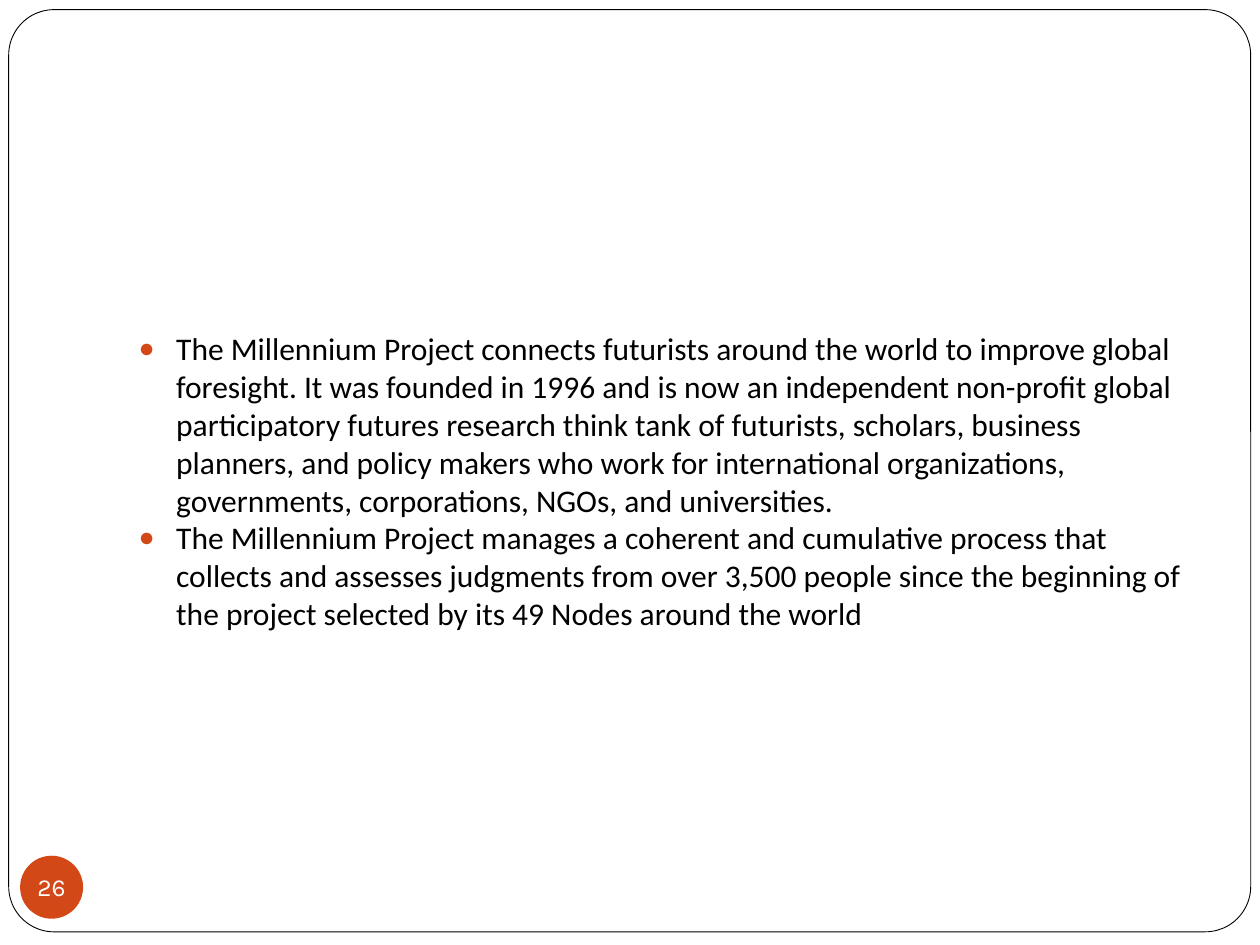
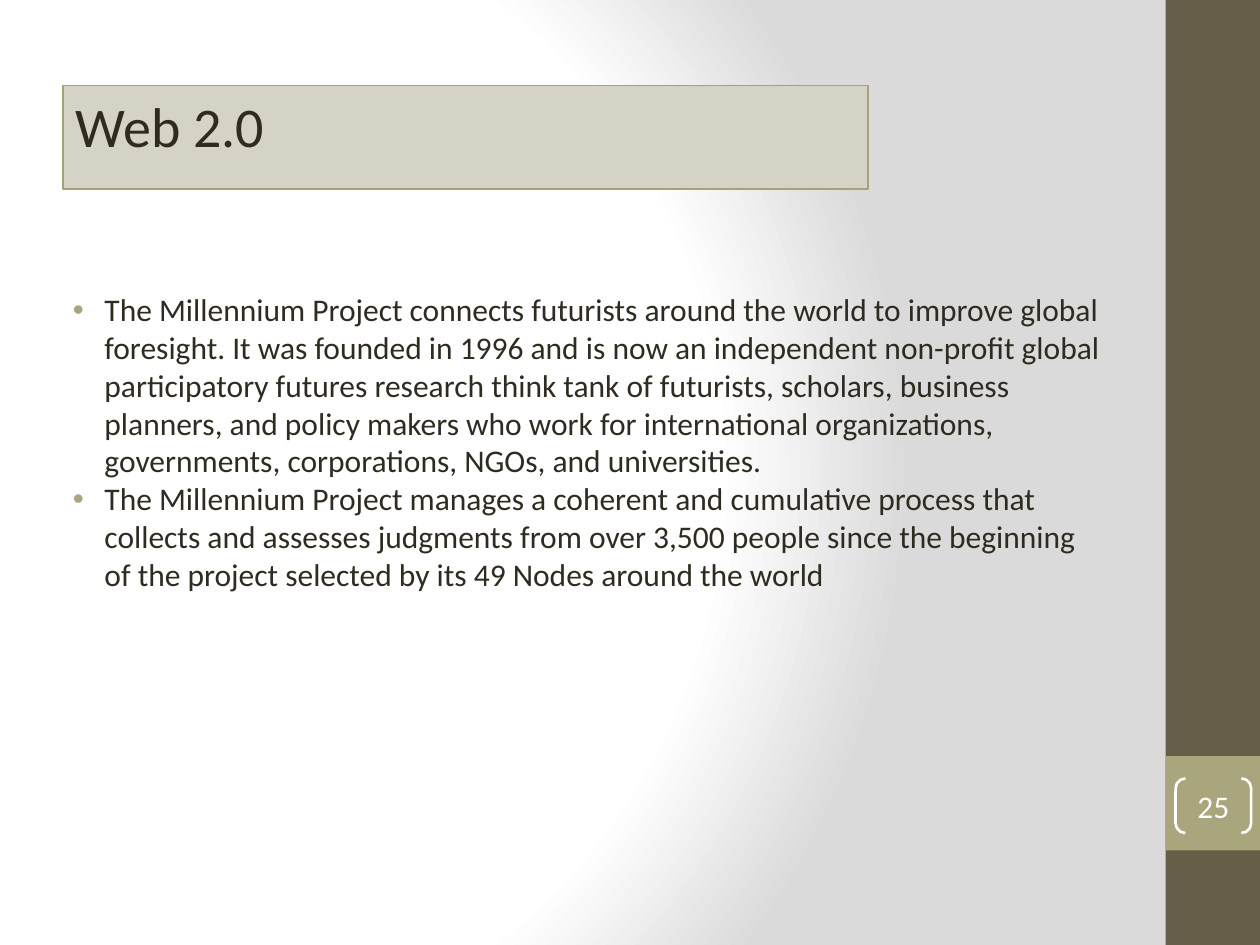
Before and after one commit to MetaInformation/MetaInformation.github.io, a slide deck: slide 25 of topic01/talk-1/1_introduction.pptx (slide 26 before the commit). Drawn at 1260x945 pixels with LibreOffice and Linux fonts; fonts in the diff are those of the drawing; background and template pictures are left out. Boxes give left, top, right and bottom in pixels: in the first picture for what was removed or moved away, otherwise in the second. Text is boxed around its words. In the diff, an @@ line names an element or a change of style, - is before the commit and + after.

```diff
--- a/topic01/talk-1/1_introduction.pptx
+++ b/topic01/talk-1/1_introduction.pptx
@@ background #FFFFFF to gradient #FFFFFF to #DADADA @@
@@ rounded rectangle removed at (x1=9, y1=10, x2=1251, y2=932) @@
@@ rectangle added at (x1=1166, y1=0, x2=1260, y2=945), fill #675E47 @@
@@ rectangle added at (x1=63, y1=86, x2=868, y2=189), fill #D5D4C5, outline #A6A278 1 pt, 32 pt, text #2F2B20 @@
+Web 2.0
@@ text "The Millennium Project connects futurists ..." moved from (x1=176, y1=338, x2=1180, y2=631) to (x1=104, y1=299, x2=1099, y2=592) @@
@@ text "The Millennium Project connects futurists ..." at (x1=104, y1=299, x2=1099, y2=592): text colour #000000 to #2F2B20; bullet ● to •; bullet colour #D34817 to #A9A57C @@
@@ rectangle added at (x1=1166, y1=756, x2=1260, y2=850), fill #A9A57C @@
@@ page number added at (x1=1176, y1=779, x2=1251, y2=833), outline #FFFFFF 1.5 pt, 18 pt, text #FFFFFF @@
+25
@@ page number removed at (x1=20, y1=856, x2=83, y2=919) @@
-26
```
Also in this commit, not shown: 36 other slides changed, 2 slides added, 3 slides removed, 1 other file.
